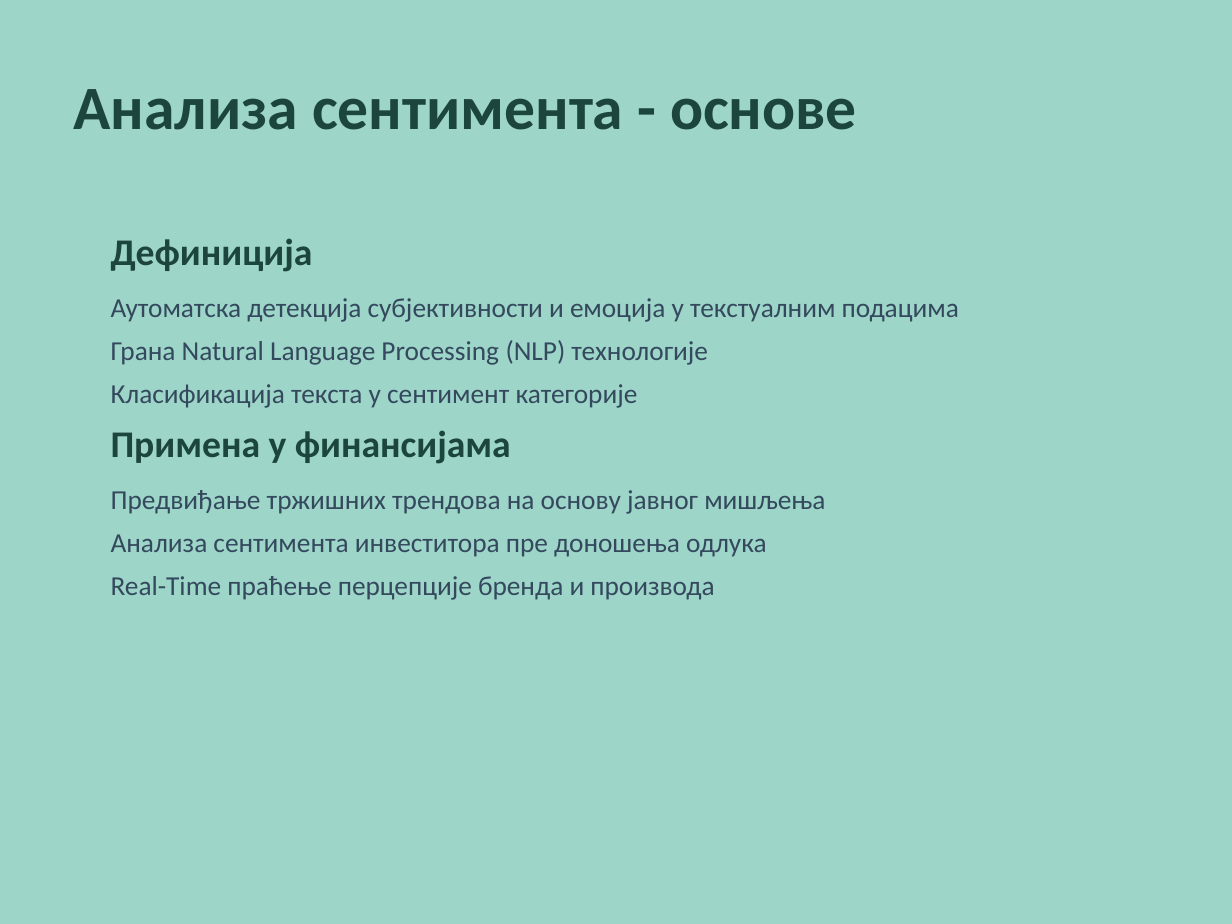
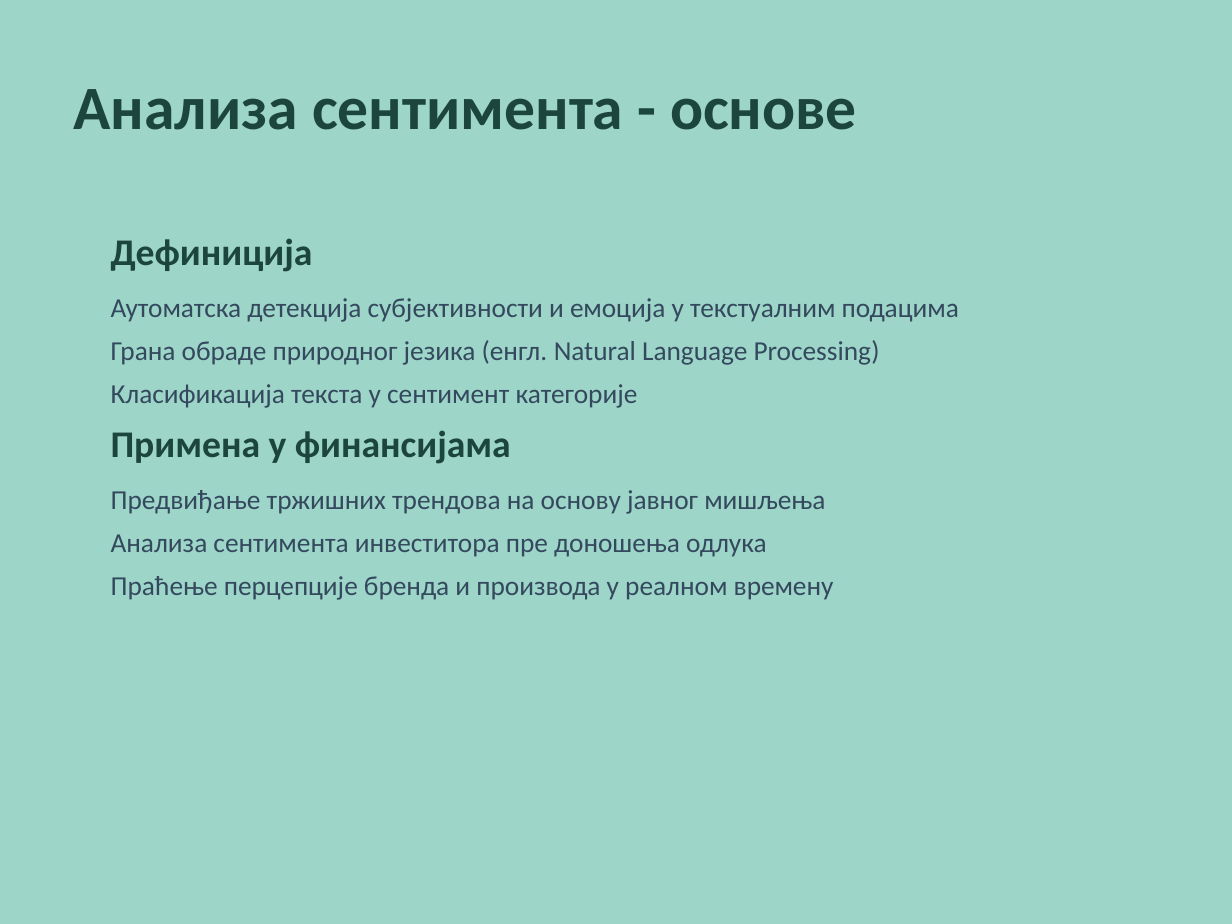
Before and after one commit to borisletic/diplomski, a slide deck: slide 4 of Prezentacija_Diplomski_Boris_Letic_RA_207_2021.pptx. Drawn at 1232x924 pixels with LibreOffice and Linux fonts; fonts in the diff are those of the drawing. Boxes give left, top, right and bottom in pixels: in the first picture for what was removed or moved away, otherwise in the second. Text is boxed around its words. In the diff, an @@ line names an element or a change of style, - is before the commit and + after.

```diff
--- a/Prezentacija_Diplomski_Boris_Letic_RA_207_2021.pptx
+++ b/Prezentacija_Diplomski_Boris_Letic_RA_207_2021.pptx
@@ text at [111, 340, 880, 365]: text changed @@
-Грана Natural Language Processing (NLP) технологије
+Грана обраде природног језика (енгл. Natural Language Processing)
@@ text at [111, 576, 834, 600]: text changed @@
-Real-Time праћење перцепције бренда и производа
+Праћење перцепције бренда и производа у реалном времену
```
Also in this commit, not shown: 10 other slides changed, 1 other file.
